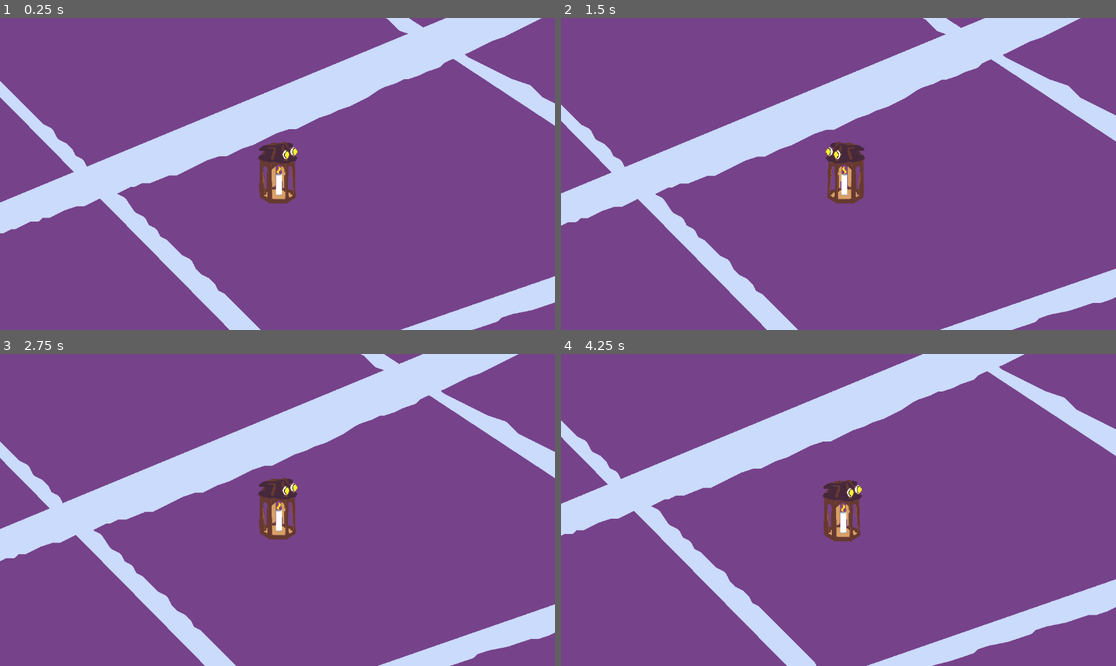
Above: before the commit, frames 1-4 (two rows, left to right).
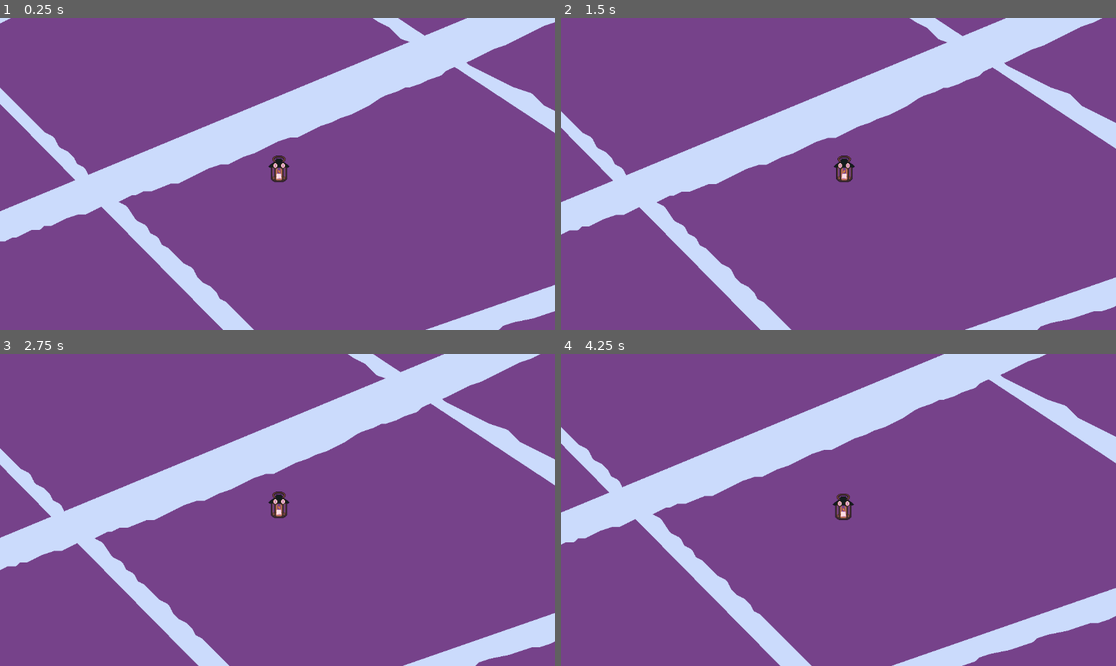
Above: after the commit, the same moments.

Repository: Dcarreon/ps15-jam-wizard-game
Game: Godot game, scene res://scenes/game.tscn
The game is run twice, just before and just after one commit, with the same random seed, the same clock (stepped at 60 frames per second) and the same inputs.
Inputs (mouse positions are in pixels of both pictures, inside the frame that each line leads up to):
- Up to frame 1 (0.25 s): no input
- Up to frame 2 (1.5 s): tap Enter (ui_accept) at 0.5, 0.77 s; move the mouse to (960, 158) at 0.52 s; move the mouse to (727, 189) at 1.27 s
- Up to frame 3 (2.75 s): tap Enter (ui_accept) at 1.52 s; move the mouse to (333, 441) at 2.02 s
- Up to frame 4 (4.25 s): tap Enter (ui_accept) at 2.75, 3.02, 3.77 s; move the mouse to (810, 572) at 2.77 s; move the mouse to (1005, 556) at 3.52 s

The runs differ from the first frame. In frame 1, 10% of the frame differs, in the area x 0-100%, y 0-100%; in frame 2, 10%; in frame 3, 10%; in frame 4, 10%.

Commit message:
added new assets for the player

Diff:
--- a/scenes/player.tscn
+++ b/scenes/player.tscn
@@ -1,39 +1,103 @@
-[gd_scene load_steps=10 format=3 uid="uid://c1pefes17fnxn"]
+[gd_scene load_steps=16 format=3 uid="uid://c1pefes17fnxn"]
 
-[ext_resource type="Texture2D" uid="uid://cwt8d0is7cr1q" path="res://assets/Lantern_Placeholder_Sprite_01.png" id="1_7xu14"]
 [ext_resource type="Script" path="res://scripts/player.gd" id="1_om4em"]
+[ext_resource type="Texture2D" uid="uid://bmayijehjocqs" path="res://assets/Lantern__Directions_02.png" id="2_oyf36"]
 [ext_resource type="Script" path="res://scripts/player_state_machine.gd" id="3_8c2ak"]
+[ext_resource type="Texture2D" uid="uid://bfxv6w08l7wp" path="res://assets/Lantern_Sprites_Side_Standing_Smushed_Outline_compair.png" id="3_eg7ab"]
 [ext_resource type="Script" path="res://scripts/player_fly_state.gd" id="4_srwon"]
 [ext_resource type="Script" path="res://scripts/player_idle_state.gd" id="5_1ajjk"]
 [ext_resource type="Script" path="res://scripts/player_deceleration_state.gd" id="6_ua5j8"]
 
-[sub_resource type="AtlasTexture" id="AtlasTexture_53qf3"]
-atlas = ExtResource("1_7xu14")
-region = Rect2(0, 0, 128, 128)
+[sub_resource type="AtlasTexture" id="AtlasTexture_nuvys"]
+atlas = ExtResource("2_oyf36")
+region = Rect2(48, 128, 48, 64)
+
+[sub_resource type="AtlasTexture" id="AtlasTexture_d0j1y"]
+atlas = ExtResource("2_oyf36")
+region = Rect2(0, 128, 48, 64)
+
+[sub_resource type="AtlasTexture" id="AtlasTexture_di5ql"]
+atlas = ExtResource("2_oyf36")
+region = Rect2(0, 64, 48, 64)
+
+[sub_resource type="AtlasTexture" id="AtlasTexture_85aj4"]
+atlas = ExtResource("3_eg7ab")
+region = Rect2(48, 72, 48, 72)
+
+[sub_resource type="AtlasTexture" id="AtlasTexture_we4s0"]
+atlas = ExtResource("2_oyf36")
+region = Rect2(48, 0, 48, 64)
+
+[sub_resource type="AtlasTexture" id="AtlasTexture_bp1fw"]
+atlas = ExtResource("2_oyf36")
+region = Rect2(0, 0, 48, 64)
 
 [sub_resource type="SpriteFrames" id="SpriteFrames_g60mt"]
 animations = [{
 "frames": [{
 "duration": 1.0,
-"texture": SubResource("AtlasTexture_53qf3")
+"texture": SubResource("AtlasTexture_nuvys")
 }],
 "loop": true,
-"name": &"default",
+"name": &"down",
+"speed": 5.0
+}, {
+"frames": [{
+"duration": 1.0,
+"texture": SubResource("AtlasTexture_d0j1y")
+}],
+"loop": true,
+"name": &"down forward",
+"speed": 5.0
+}, {
+"frames": [{
+"duration": 1.0,
+"texture": SubResource("AtlasTexture_di5ql")
+}],
+"loop": true,
+"name": &"forward",
+"speed": 5.0
+}, {
+"frames": [{
+"duration": 1.0,
+"texture": SubResource("AtlasTexture_85aj4")
+}],
+"loop": true,
+"name": &"idle",
+"speed": 5.0
+}, {
+"frames": [{
+"duration": 1.0,
+"texture": SubResource("AtlasTexture_we4s0")
+}],
+"loop": true,
+"name": &"up",
+"speed": 5.0
+}, {
+"frames": [{
+"duration": 1.0,
+"texture": SubResource("AtlasTexture_bp1fw")
+}],
+"loop": true,
+"name": &"up forward",
 "speed": 5.0
 }]
 
 [sub_resource type="CapsuleShape2D" id="CapsuleShape2D_nmo64"]
-radius = 36.0
-height = 120.0
+radius = 15.0
+height = 42.0
 
 [node name="Player" type="CharacterBody2D"]
+position = Vector2(-3, -17)
 script = ExtResource("1_om4em")
 
 [node name="AnimatedSprite2D" type="AnimatedSprite2D" parent="."]
 position = Vector2(3, -3)
 sprite_frames = SubResource("SpriteFrames_g60mt")
+animation = &"idle"
 
 [node name="CollisionShape2D" type="CollisionShape2D" parent="."]
+position = Vector2(3, -5)
 shape = SubResource("CapsuleShape2D_nmo64")
 
 [node name="PlayerStateMachine" type="Node" parent="." node_paths=PackedStringArray("state")]
Binary file added: assets/Lantern_Sprites_Side_Standing_Smushed_Outline_compair.png
Not shown, added: assets/Lantern_Sprites_Side_Standing_Smushed_Outline_compair.png.import
Binary file added: assets/Lantern__Directions_02.png
Not shown, added: assets/Lantern__Directions_02.png.import
